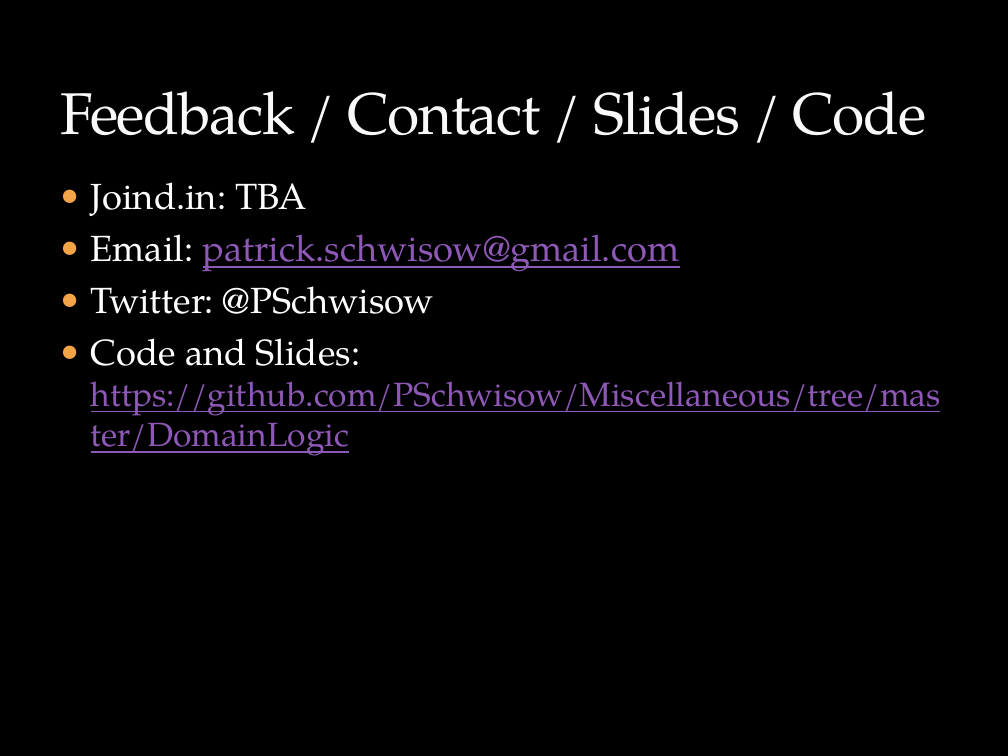
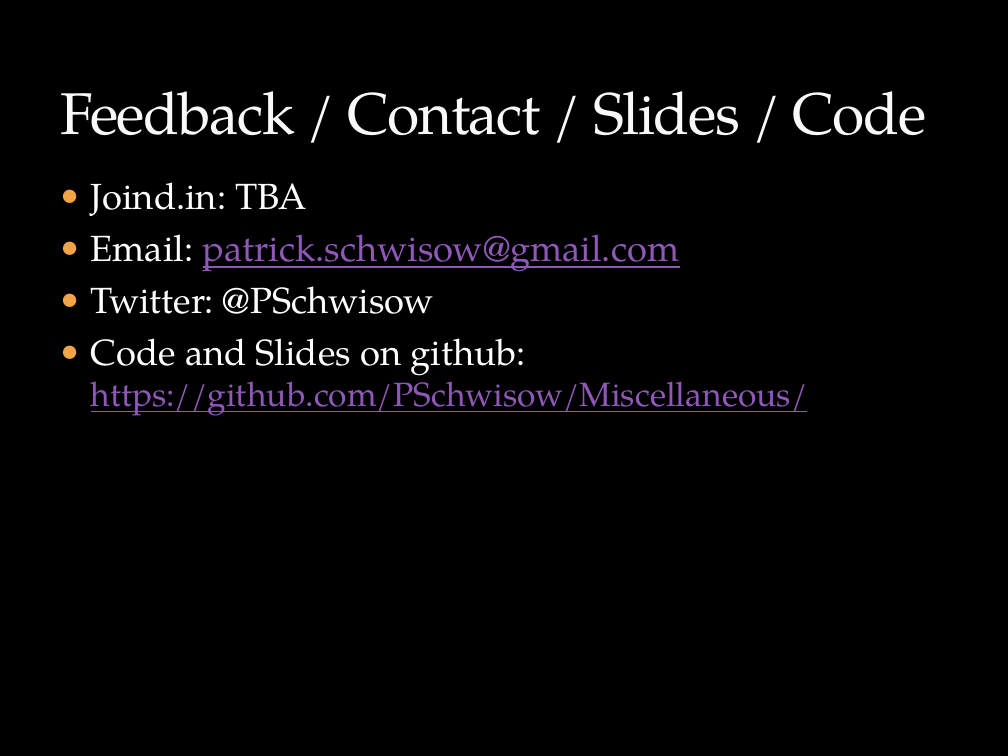
Before and after one commit to PSchwisow/Miscellaneous, a slide deck: slide 10 of DomainLogic-LKPUG.pptx. Drawn at 1008x756 pixels with LibreOffice and Linux fonts; fonts in the diff are those of the drawing; background and template pictures are left out. Boxes give left, top, right and bottom in pixels: in the first picture for what was removed or moved away, otherwise in the second. Text is boxed around its words. In the diff, an @@ line names an element or a change of style, - is before the commit and + after.

Commit message:
Updating DomainLogic slides

```diff
--- a/DomainLogic-LKPUG.pptx
+++ b/DomainLogic-LKPUG.pptx
@@ text at (x1=91, y1=338, x2=808, y2=416): text changed @@
-● Code and Slides: https://github.com/PSchwisow/Miscellaneous/tree/master/DomainLogic
+● Code and Slides on github: https://github.com/PSchwisow/Miscellaneous/
```
